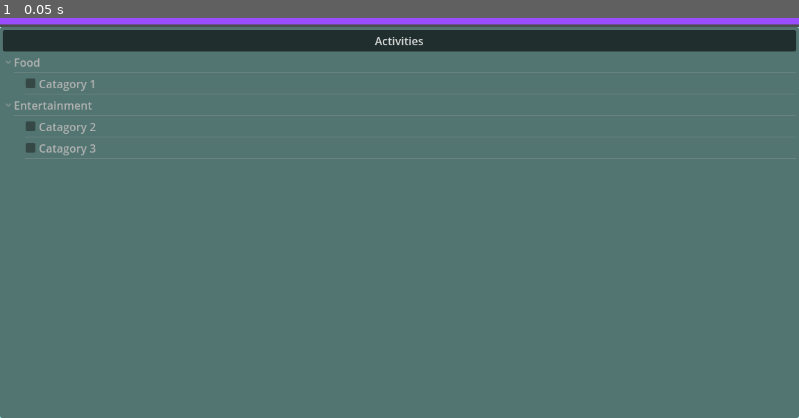
Above: before the commit, frame 1.
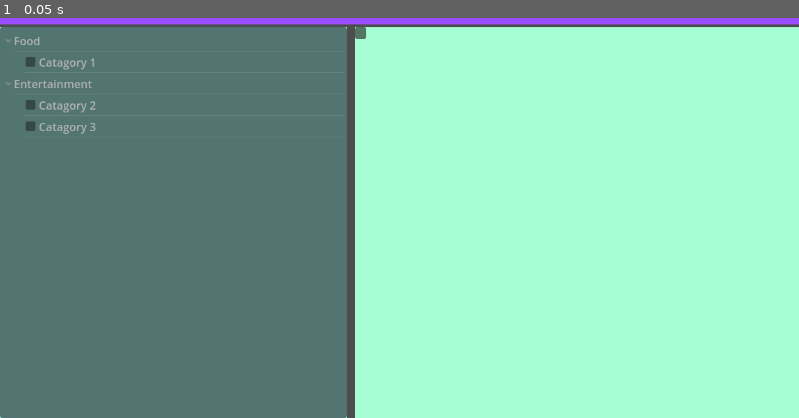
Above: after the commit, the same moment.

Repository: GenericUserIsTaken/AccessHackProj
Game: Godot game, scene res://checklist.tscn
Same seed, same stepped clock (60 frames per second), same inputs: the game is played once before the commit and once after it. This scene is started directly instead of the project's main scene.
Inputs:
- Up to frame 1 (0.05 s): no input

The runs differ from the first frame. In frame 1, 58% of the frame differs, in the area x 0-100%, y 2-100%.

Commit message:
checklist progress
no merge conflicts pls

Diff:
--- a/checklist.gd
+++ b/checklist.gd
@@ -1,28 +1,40 @@
 extends Control
 
-@onready var list = %List
+@onready var a_list = %ActivitiesList
+@onready var c_list = %ChosenList
 
 # Called when the node enters the scene tree for the first time.
 func _ready() -> void:
-	list.create_item()
-	list.set_column_title(0, "Activities")
+	a_list.create_item()
 
 	var json = JSON.new()
 	var activities = JSON.parse_string(FileAccess.get_file_as_string("res://data/activities.json"))
 
 	for activity_name in activities:
-		var activity = list.create_item()
+		var activity = a_list.create_item()
 		activity.set_text(0, activity_name.capitalize())
 		#activity.collapsed = true
 
 		for catagory_name in activities[activity_name]:
-			var catagory = list.create_item(activity)
+			var catagory = a_list.create_item(activity)
 			catagory.set_cell_mode(0, TreeItem.CELL_MODE_CHECK)
 			catagory.set_editable(0, true)
 			catagory.set_text(0, catagory_name.capitalize())
+			catagory.set_metadata(0, catagory_name)
 
-	print(activities)
+func _on_activities_list_item_edited() -> void:
+	record_checked_catagories()
 
-# Called every frame. 'delta' is the elapsed time since the previous frame.
-func _process(delta: float) -> void:
-	pass
+func record_checked_catagories():
+
+	var checked_list = []
+
+	var tree_node = $"%ActivitiesList".get_root().get_first_child()
+	while tree_node != null:
+
+		if tree_node.is_checked(0):
+			checked_list.append(tree_node.get_metadata(0))
+
+		tree_node = tree_node.get_next_in_tree()
+
+	print(checked_list)
--- a/checklist.tscn
+++ b/checklist.tscn
@@ -36,7 +36,19 @@
 layout_mode = 2
 size_flags_vertical = 3
 
-[node name="ColorRect" type="ColorRect" parent="VBoxContainer/Control2"]
+[node name="HSplitContainer" type="HSplitContainer" parent="VBoxContainer/Control2"]
+layout_mode = 1
+anchors_preset = 15
+anchor_right = 1.0
+anchor_bottom = 1.0
+grow_horizontal = 2
+grow_vertical = 2
+split_offset = 500
+
+[node name="Control" type="Control" parent="VBoxContainer/Control2/HSplitContainer"]
+layout_mode = 2
+
+[node name="ColorRect" type="ColorRect" parent="VBoxContainer/Control2/HSplitContainer/Control"]
 layout_mode = 1
 anchors_preset = 15
 anchor_right = 1.0
@@ -45,7 +57,7 @@
 grow_vertical = 2
 color = Color(0.65, 1, 0.959167, 1)
 
-[node name="List" type="Tree" parent="VBoxContainer/Control2"]
+[node name="ActivitiesList" type="Tree" parent="VBoxContainer/Control2/HSplitContainer/Control"]
 unique_name_in_owner = true
 layout_mode = 1
 anchors_preset = 15
@@ -53,6 +65,25 @@
 anchor_bottom = 1.0
 grow_horizontal = 2
 grow_vertical = 2
-column_titles_visible = true
 hide_root = true
 select_mode = 1
+
+[node name="Control2" type="Control" parent="VBoxContainer/Control2/HSplitContainer"]
+layout_mode = 2
+
+[node name="ColorRect" type="ColorRect" parent="VBoxContainer/Control2/HSplitContainer/Control2"]
+layout_mode = 1
+anchors_preset = 15
+anchor_right = 1.0
+anchor_bottom = 1.0
+grow_horizontal = 2
+grow_vertical = 2
+color = Color(0.65, 1, 0.830833, 1)
+
+[node name="ChosenList" type="Tree" parent="VBoxContainer/Control2/HSplitContainer/Control2"]
+unique_name_in_owner = true
+layout_mode = 0
+offset_right = 16.0
+offset_bottom = 17.0
+
+[connection signal="item_edited" from="VBoxContainer/Control2/HSplitContainer/Control/ActivitiesList" to="." method="_on_activities_list_item_edited"]
